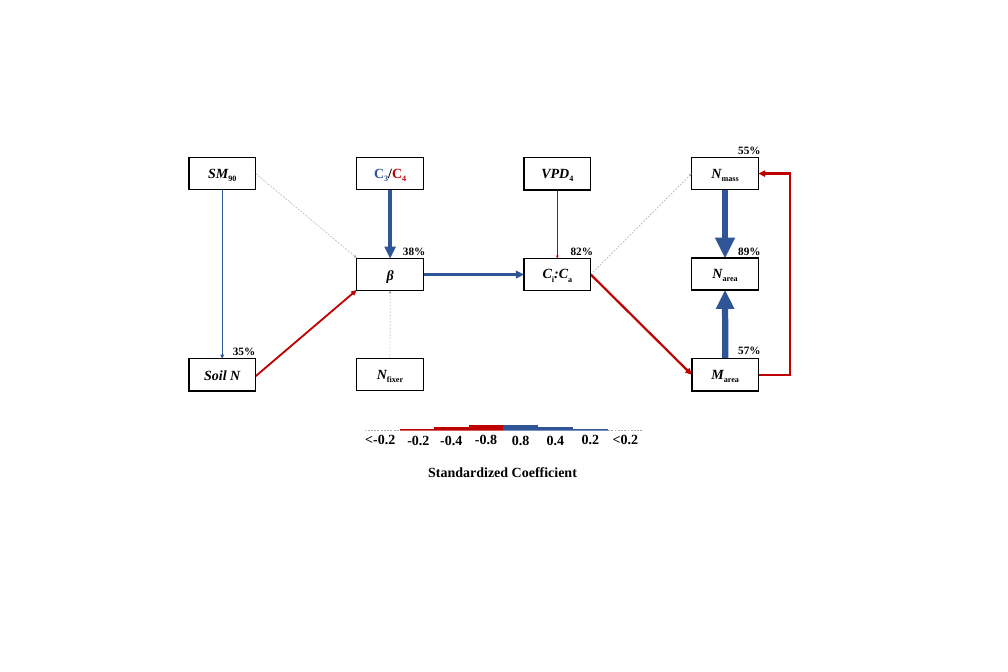
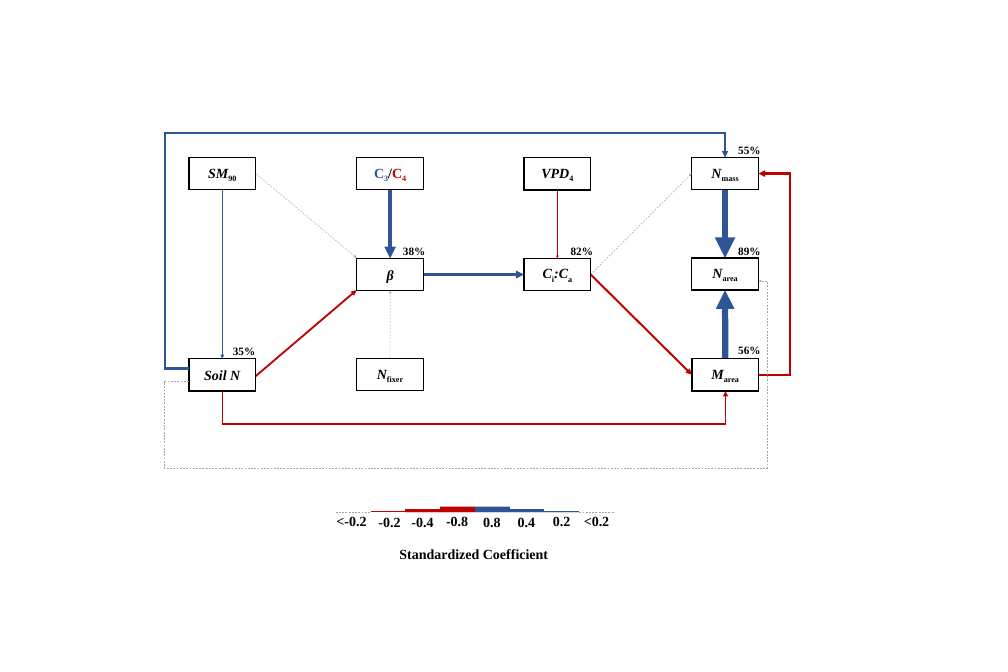
Before and after one commit to eaperkowski/TX_ecolab_leafNitrogen, a slide deck: slide 3 of working_drafts/figs/TXeco_SEM_ppt_fig.pptx. Drawn at 1008x672 pixels with LibreOffice and Linux fonts; fonts in the diff are those of the drawing. Boxes give left, top, right and bottom in pixels: in the first picture for what was removed or moved away, otherwise in the second. Text is boxed around its words. In the diff, an @@ line names an element or a change of style, - is before the commit and + after.

```diff
--- a/working_drafts/figs/TXeco_SEM_ppt_fig.pptx
+++ b/working_drafts/figs/TXeco_SEM_ppt_fig.pptx
@@ elbow arrow added from (189, 369) to (725, 158), #2F5597 4.5 pt @@
@@ elbow arrow added from (189, 382) to (758, 281), #A6A6A6 1 pt dashed @@
@@ text at [738, 346, 760, 354]: text changed @@
-57%
+56%
@@ elbow arrow added from (222, 391) to (725, 391), #C00000 3.72 pt @@
@@ rectangle added at [370, 513, 581, 515], fill #FFFFFF @@
@@ 9 texts, 8 lines, 2 rectangles: place and size @@
-9 texts, 8 lines, 2 rectangles at [365, 423, 643, 477]
+9 texts, 8 lines, 2 rectangles at [336, 505, 614, 559]
```
Also in this commit, not shown: 7 other files.
